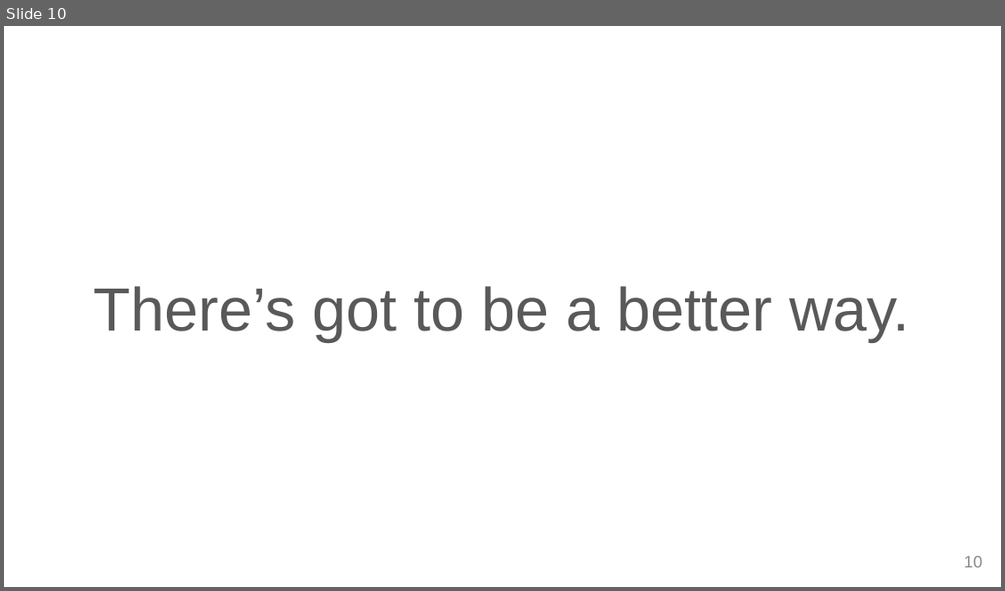
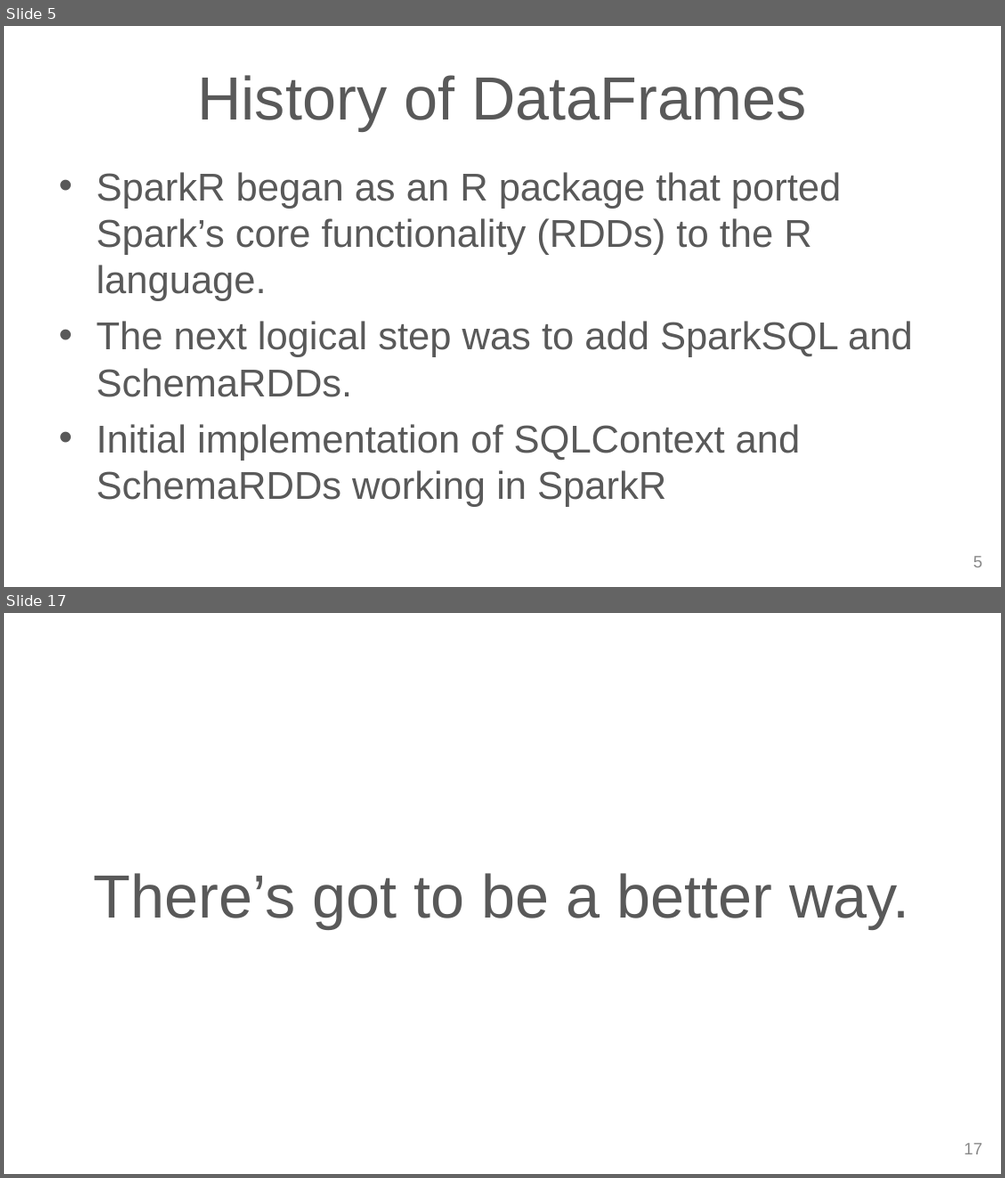
Before and after one commit to cafreeman/SparkR_DataFrame_Demo, a slide deck: SS_DataFrame_Slides.pptx. Shown one above the other, each under a label of ours: slide 10 before the commit, slides 5 and 17 after it; the slides between them are not shown. The pictures are 1005x591 and 1005x1178 pixels, drawn with LibreOffice and Linux fonts; fonts in the diff are those of the drawing; background and template pictures are left out. Boxes give left, top, right and bottom in pixels: in the first picture for what was removed or moved away, otherwise in the second. Text is boxed around its words. In the diff, an @@ line names an element or a change of style, - is before the commit and + after.

```diff
--- a/SS_DataFrame_Slides.pptx
+++ b/SS_DataFrame_Slides.pptx
@@ slide 5 added at (4, 26, 1001, 587), background picture (left out) @@
@@ title added at (197, 75, 806, 130), 44 pt, text #595959 @@
+History of DataFrames
@@ text added at (97, 172, 913, 507), 28 pt, text #595959 @@
+• SparkR began as an R package that ported Spark’s core functionality (RDDs) to the R language.
+• The next logical step was to add SparkSQL and SchemaRDDs.
+• Initial implementation of SQLContext and SchemaRDDs working in SparkR
@@ page number added at (973, 556, 982, 567), 12 pt, text #888888 @@
+5
@@ what was slide 10 is now slide 17 @@
@@ page number at (963, 1143, 982, 1154): text changed @@
-10
+17
```
Also in this commit, not shown: 17 slides changed, 10 other slides added, 1 other file.
